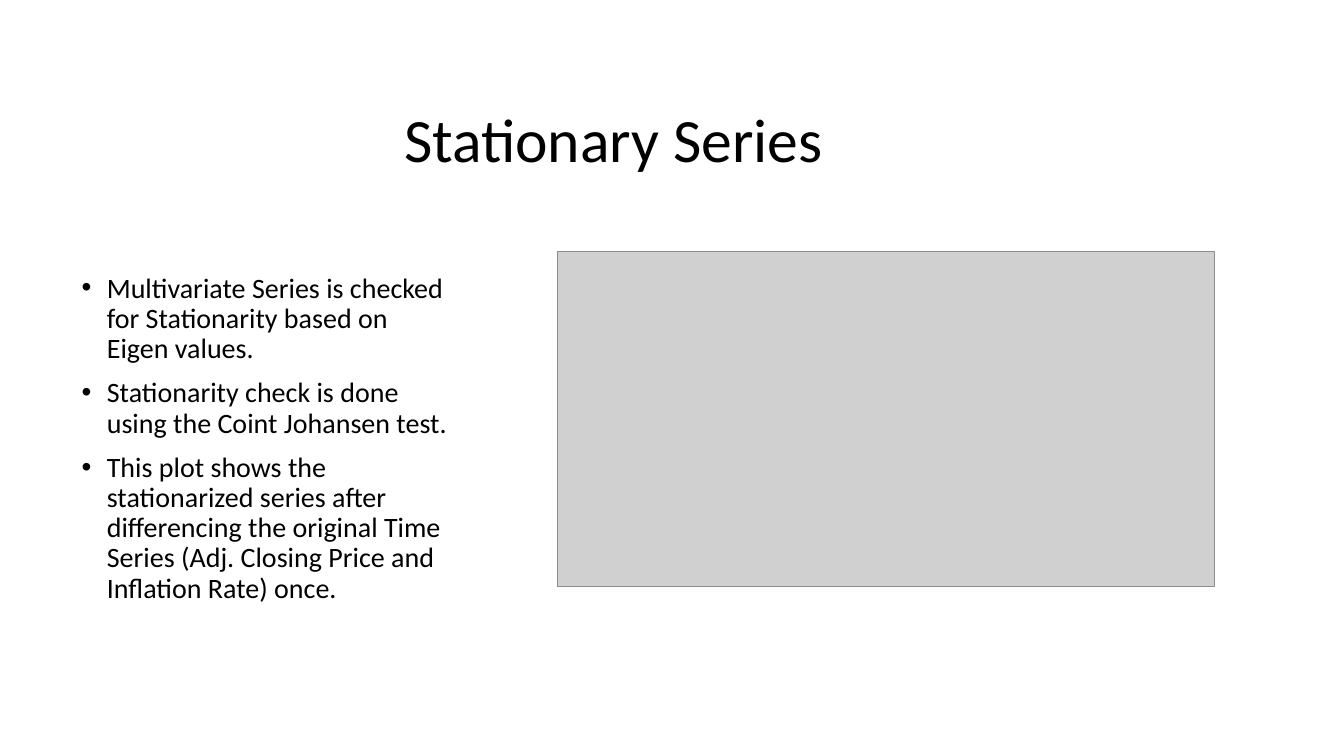
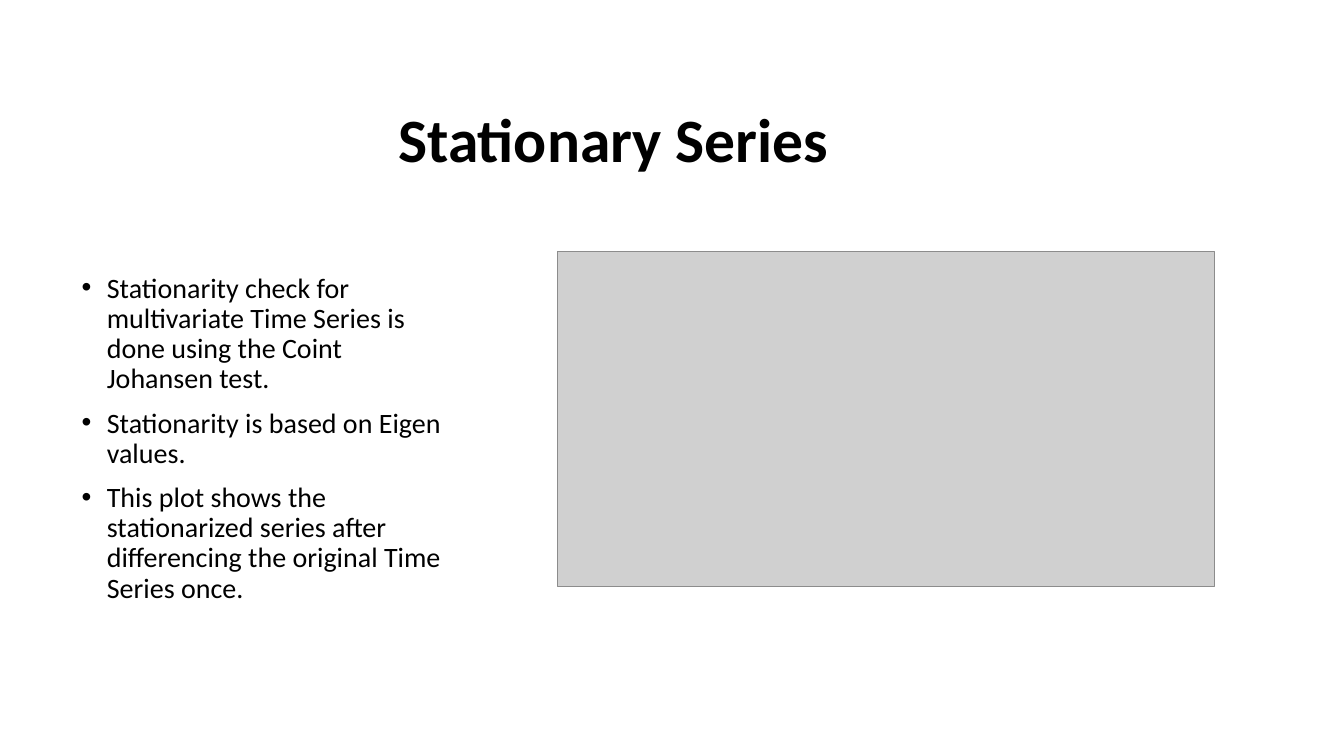
Before and after one commit to RupaliShah/Springboard, a slide deck: slide 16 of Capstone2/Reports/slide deck.pptx. Drawn at 1344x756 pixels with LibreOffice and Linux fonts; fonts in the diff are those of the drawing; grey boxes stand for pictures. Boxes give left, top, right and bottom in pixels: in the first picture for what was removed or moved away, otherwise in the second. Text is boxed around its words. In the diff, an @@ line names an element or a change of style, - is before the commit and + after.

```diff
--- a/Capstone2/Reports/slide deck.pptx
+++ b/Capstone2/Reports/slide deck.pptx
@@ title "Stationary Series" at [398,118,829,172]: bold on @@
@@ text at [107,278,441,599]: text changed @@
-• Multivariate Series is checked for Stationarity based on Eigen values.
-• Stationarity check is done using the Coint Johansen test.
-• This plot shows the stationarized series after differencing the original Time Series (Adj. Closing Price and Inflation Rate) once.
+• Stationarity check for multivariate Time Series is done using the Coint Johansen test.
+• Stationarity is based on Eigen values.
+• This plot shows the stationarized series after differencing the original Time Series once.
```
Also in this commit, not shown: 22 other slides changed, 3 other files.
